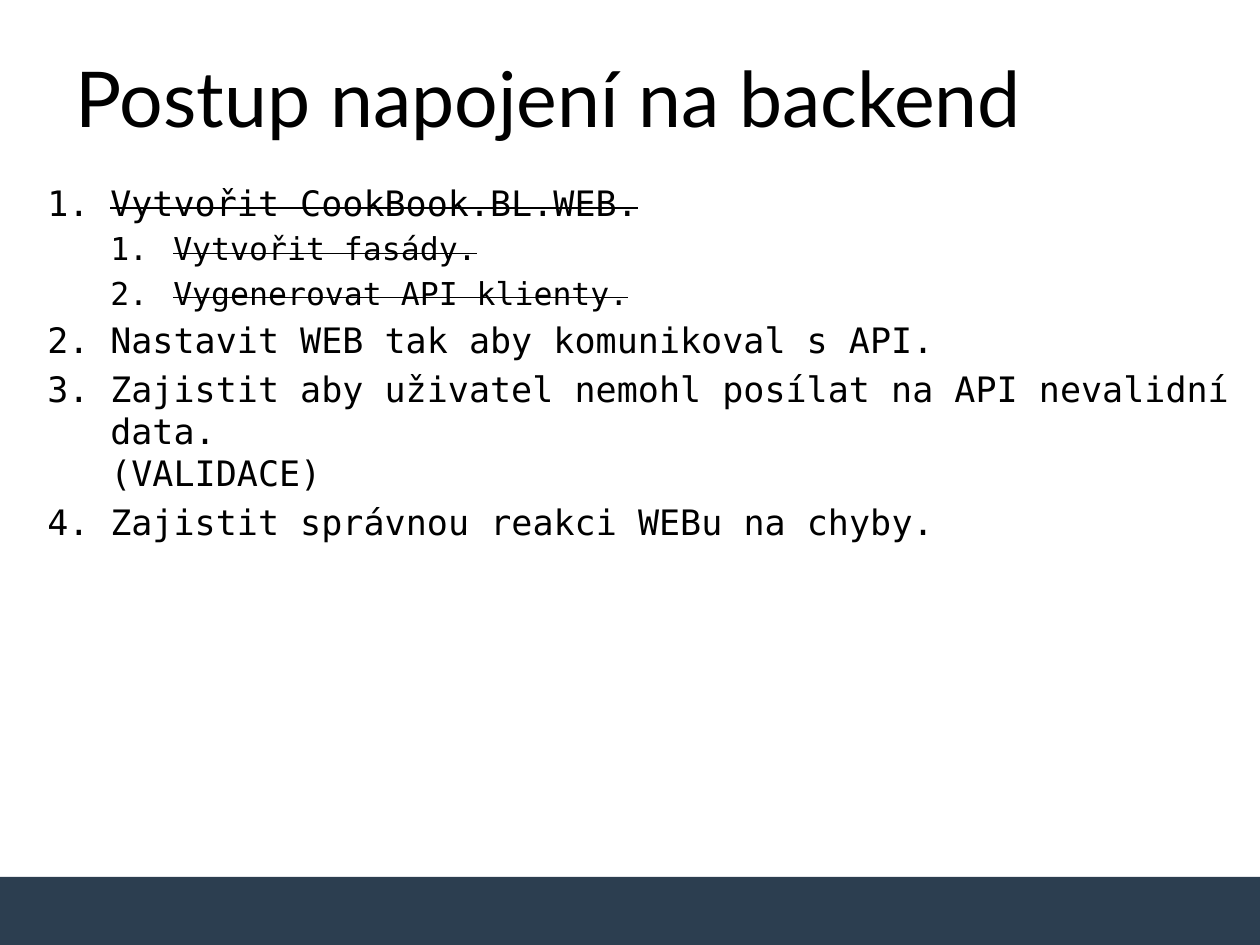
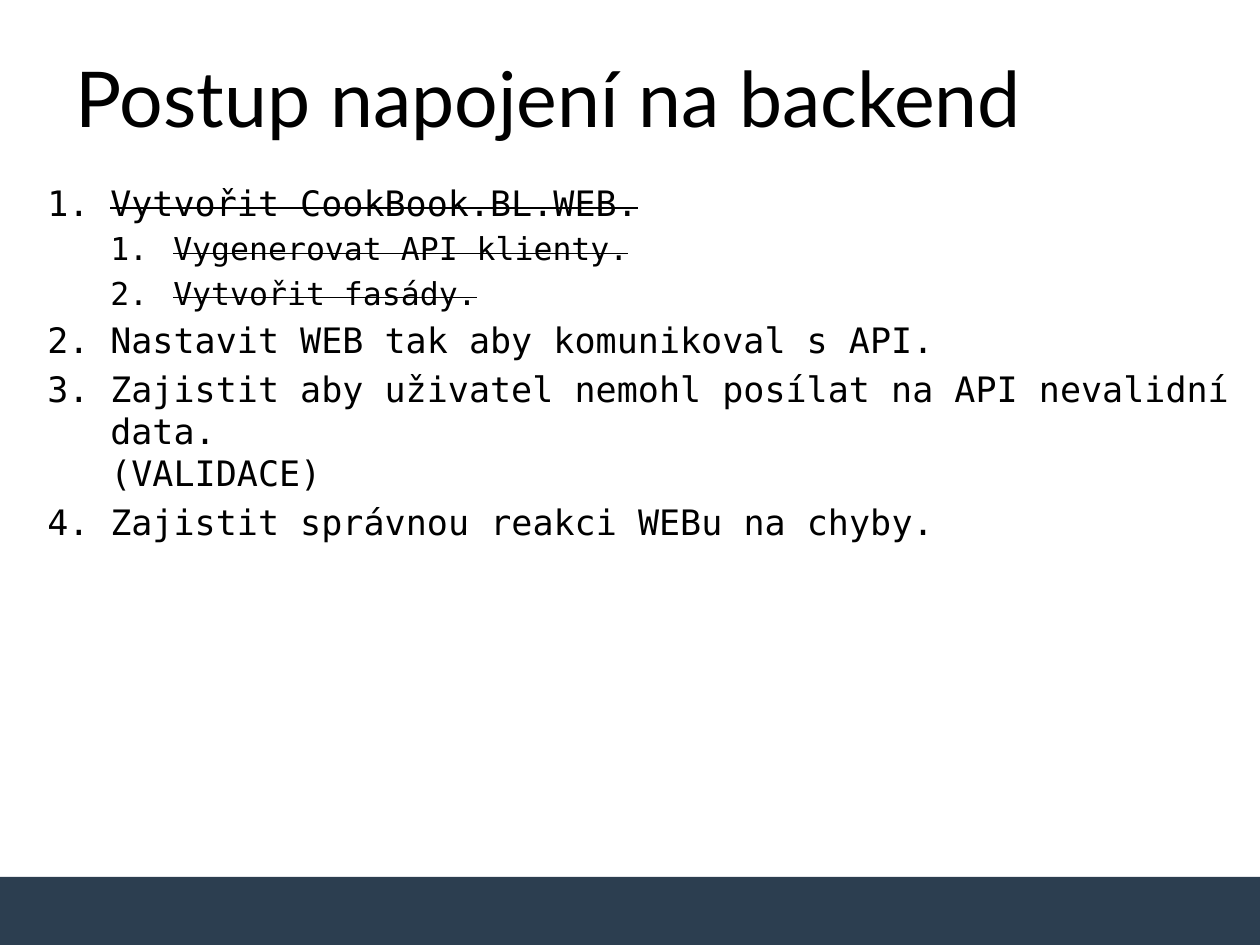
Before and after one commit to MichalTichy/Lecture-Integrating-Blazor-with-Backend, a slide deck: slide 12 of slides.pptx. Drawn at 1260x945 pixels with LibreOffice and Linux fonts; fonts in the diff are those of the drawing; background and template pictures are left out. Boxes give left, top, right and bottom in pixels: in the first picture for what was removed or moved away, otherwise in the second. Text is boxed around its words. In the diff, an @@ line names an element or a change of style, - is before the commit and + after.

```diff
--- a/slides.pptx
+++ b/slides.pptx
@@ text at bbox=[173, 236, 629, 267]: paragraph added @@
+  1. Vygenerovat API klienty.
@@ text at bbox=[173, 281, 629, 312]: paragraph removed @@
-  2. Vygenerovat API klienty.
```
Also in this commit, not shown: 7 other slides changed, 1 slide added, 8 other files.
